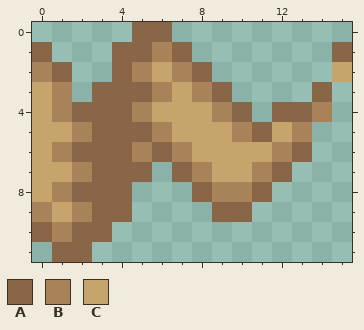
Pixel-art sprite -- Generator/Textures/UI/Scrolls/titleRight.png. The picture above is the old version.
The file is 16x12 pixels.
Palette (. is transparent): A #886647  B #a88258  C #c6a56d
Now the later version:
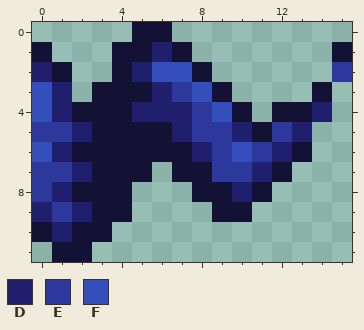
Colours new in this view: D #201f6e  E #2c389b  F #344fbc
Changes in this commit:
colour A: #886647 -> #131134
y 1: x 6 B -> D
y 2: x 0 B -> D; x 5..7 BCB -> DFF; x 15 C -> E
y 3: x 0..1 CB -> FD; x 6..8 BCB -> DEF
y 4: x 0..1 CB -> FD; x 5..9 BCCCB -> DDDEF; x 14 B -> D
y 5: x 0..2 CCB -> EED; x 6..10 BCCCB -> ADEED; x 12..13 CB -> ED
y 6: x 0..1 CB -> FD; x 5 B -> A; x 7..12 BCCCCB -> ADEFED
y 7: x 0..2 CCB -> EED; x 8..11 BCCB -> AEED
y 8: x 0..1 CB -> ED; x 9..10 BB -> AD
y 9: x 0..2 BCB -> DED
y 10: x 1 B -> D
Changed places in both pictures, as pixel boxes (x1, y1, x2, y2):
changed: (32, 22, 352, 262)
